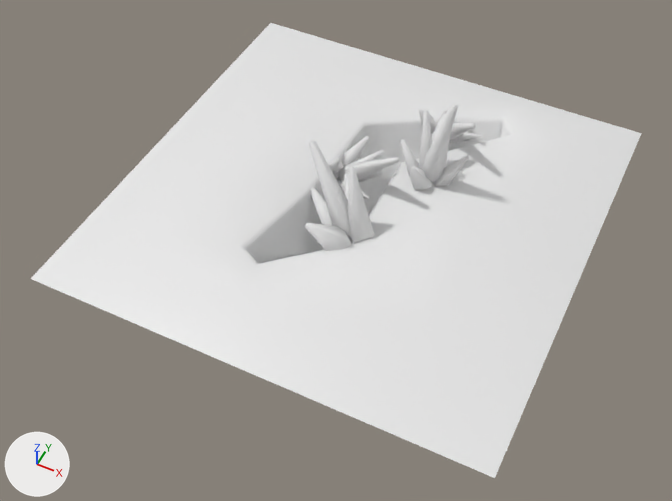
Renders of the Blender file work/blender/cristal.blend from each side of a commit.
Camera for both pictures: a 50 mm lens placed at (6.04, -13.16, 14.54), pointed at (0.11, -1.31, -0.27). Arrows for +X, +Y and +Z are at lower left; the lights stay in place.
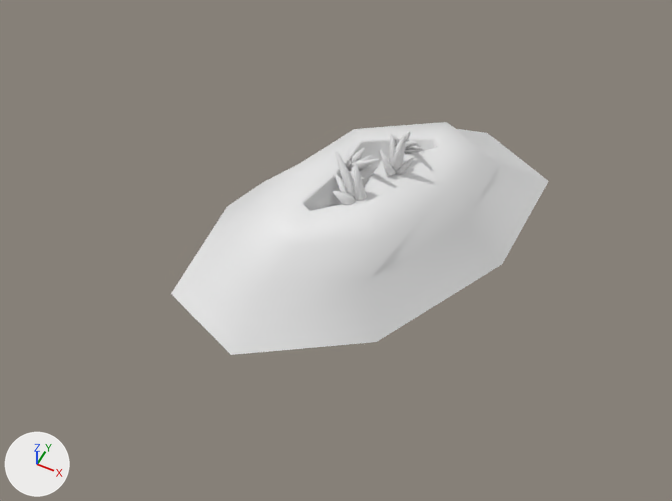
Boxes [x1, y1, x2, y2] around the edits, measured in the pictures (672 x 501 px; the box of a moved part takes in the faces that stretch with it):
'Plane.004', reshaped (38% narrower, 49% shorter)
    before: [31, 23, 642, 478]
    after: [171, 122, 548, 355]
part 1 of me_plane_004, moved or reshaped
    before: [344, 174, 349, 200]
    after: [352, 167, 354, 180]
part 2 of me_plane_004, moved or reshaped
    before: [309, 141, 353, 243]
    after: [335, 151, 356, 201]
part 3 of me_plane_004, moved or reshaped
    before: [347, 165, 375, 242]
    after: [353, 163, 367, 201]
part 4 of me_plane_004, moved or reshaped
    before: [431, 113, 448, 168]
    after: [395, 137, 405, 164]
part 5 of me_plane_004, moved or reshaped
    before: [337, 180, 369, 199]
    after: [349, 170, 364, 180]
part 6 of me_plane_004, rebuilt (38% narrower, 49% shorter)
    before: [31, 23, 642, 478]
    after: [171, 122, 548, 355]
part 7 of me_plane_004, deleted
    before: [305, 104, 482, 251]
part 8 of me_plane_004, built on
    before: [311, 108, 455, 226]
    after: [333, 131, 422, 205]

The change in detail:
me_plane_004 is used by ob_plane_004; location (0.0, 0.0, 0.0).
me_plane_004 had 316 vertices, 242 faces and spanned x -5.0..5.0, y -5.0..5.0, z -1.0..2.63.
me_plane_004 now has 324 vertices, 250 faces and spans x -3.07..3.37, y -4.23..4.53, z -1.0..1.92.
me_plane_004 part 1: the loose piece of 12 vertices spanning x -0.16..0.7, y -1.29..-0.33, z 0.0..1.12 is scaled about its middle by 0.5, then moved by (-0.13, 0.4, 0.32).
me_plane_004 part 2: the loose piece of 12 vertices spanning x -0.66..0.66, y -1.48..-0.88, z 0.04..2.24 is scaled about its middle by 0.5, then moved by (0.0, 0.59, 0.03).
me_plane_004 part 3: the loose piece of 12 vertices spanning x 0.25..0.97, y -1.6..-0.95, z 0.17..2.03 is scaled about its middle by 0.5, then moved by (-0.31, 0.64, 0.05).
me_plane_004 part 4: the loose piece of 12 vertices spanning x 0.95..1.6, y 0.67..1.69, z 0.35..1.77 is scaled about its middle by 0.5, then moved by (-0.64, -0.59, 0.07).
me_plane_004 part 5: the loose piece of 12 vertices spanning x -0.61..0.43, y -0.44..0.22, z 0.08..0.67 is scaled about its middle by 0.5, then moved by (0.04, 0.06, 0.42).
me_plane_004 part 6: the loose piece of 40 vertices spanning x -5.0..5.0, y -5.0..5.0, z -1.0..0.97 is rebuilt with 48 vertices and now spans x -3.07..3.37, y -4.23..4.53, z -1.0..1.09.
me_plane_004 part 7: 12 loose pieces with 144 vertices, spanning x -0.83..2.09, y -2.08..2.89, z -0.02..1.77, are deleted.
Part 8, on me_plane_004:
72 vertices are removed from x -0.75..1.72, y -1.52..1.07, z -0.09..2.63.
54 faces are deleted.
216 vertices are added at x -0.42..1.04, y -1.04..1.45, z 0.56..1.92.
162 new faces join them.
